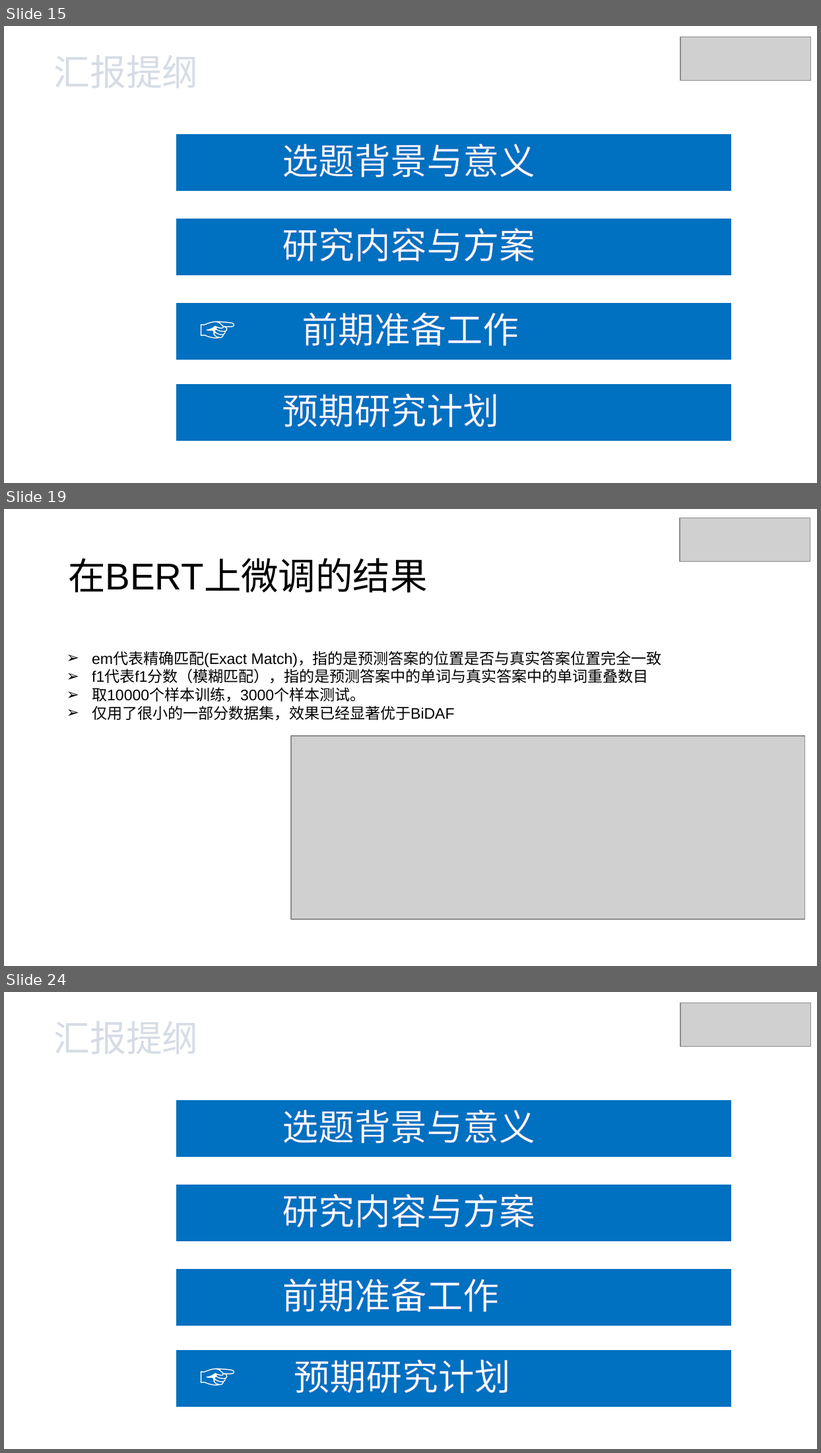
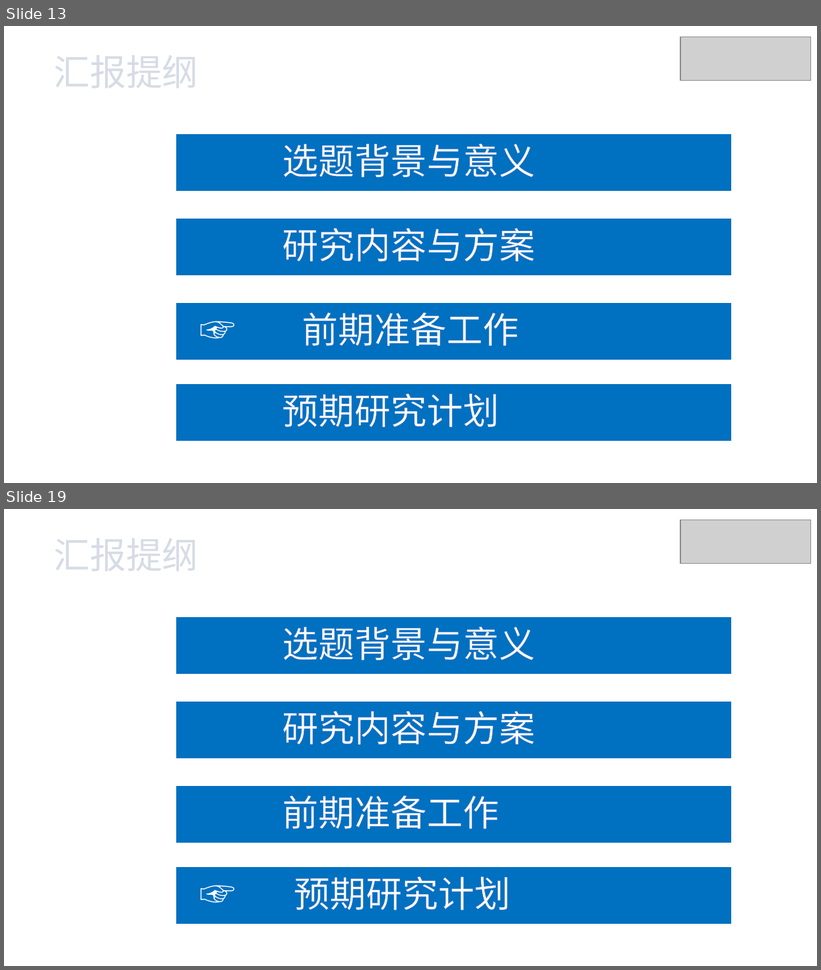
Before and after one commit to xhsun1997/ChineseMRC, a slide deck: 孙相会.pptx. Shown one above the other, each under a label of ours: slides 15, 19 and 24 before the commit, slides 13 and 19 after it; the slides between them are not shown. The pictures are 821x1453 and 821x970 pixels, drawn with LibreOffice and Linux fonts; fonts in the diff are those of the drawing; grey boxes stand for pictures. Boxes give left, top, right and bottom in pixels: in the first picture for what was removed or moved away, otherwise in the second. Text is boxed around its words. In the diff, an @@ line names an element or a change of style, - is before the commit and + after.

```diff
--- a/孙相会.pptx
+++ b/孙相会.pptx
@@ slide 19 removed at <box>4,509,817,966</box>, background #FFFFFF @@
@@ picture removed at <box>680,518,810,562</box> @@
@@ title removed at <box>68,558,428,593</box> @@
-在BERT上微调的结果
@@ text removed at <box>92,652,662,721</box> @@
-➢ em代表精确匹配(Exact Match)，指的是预测答案的位置是否与真实答案位置完全一致
-➢ f1代表f1分数（模糊匹配），指的是预测答案中的单词与真实答案中的单词重叠数目
-➢ 取10000个样本训练，3000个样本测试。
-➢ 仅用了很小的一部分数据集，效果已经显著优于BiDAF
@@ picture removed at <box>291,736,805,920</box> @@
@@ what was slide 15 is now slide 13 @@
@@ what was slide 24 is now slide 19 @@
```
Also in this commit, not shown: 8 slides changed, 1 slide added, 5 other slides removed.
